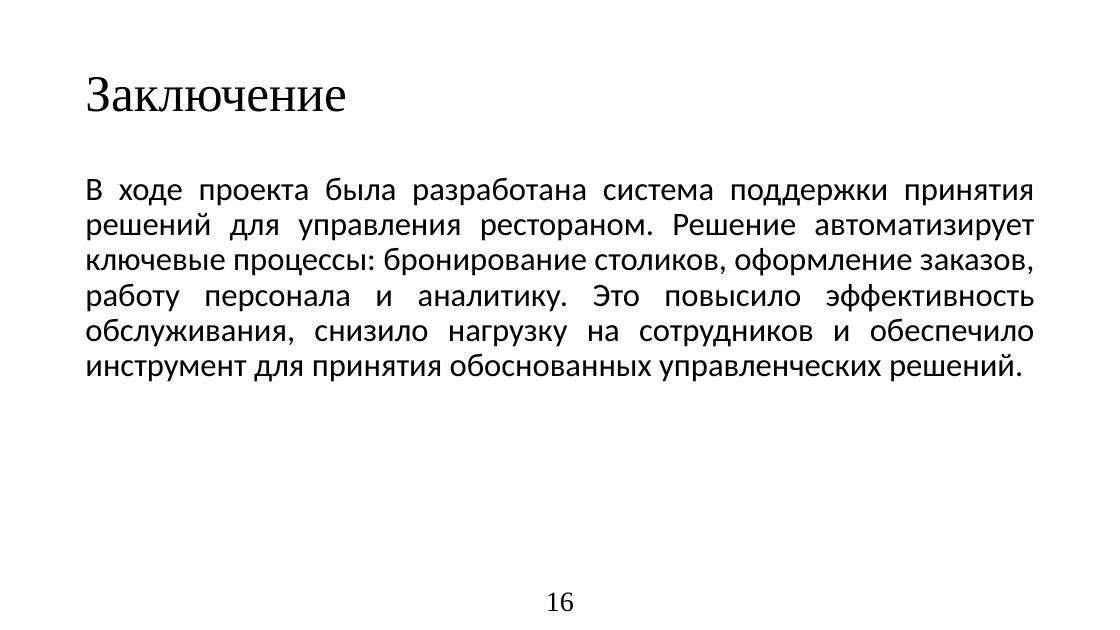
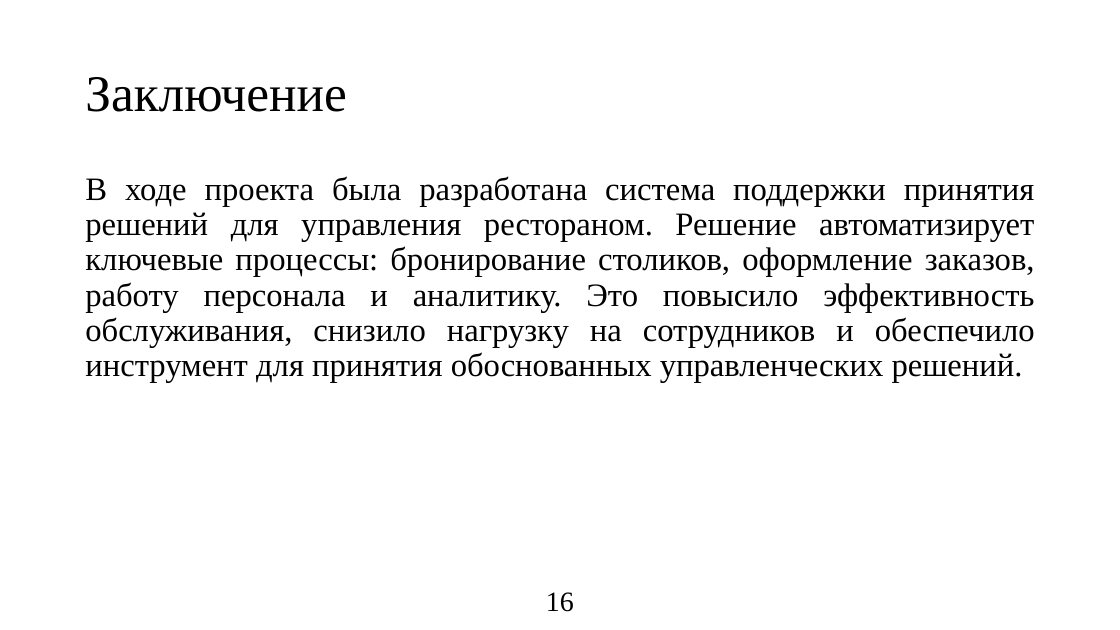
Before and after one commit to GodiSnowhack/restaurant_app, a slide deck: slide 16 of Предзащита Дуанбай и Куминов.pptx. Drawn at 1120x630 pixels with LibreOffice and Linux fonts; fonts in the diff are those of the drawing. Boxes give left, top, right and bottom in pixels: in the first picture for what was removed or moved away, otherwise in the second. Text is boxed around its words. In the diff, an @@ line names an element or a change of style, - is before the commit and + after.

```diff
--- a/Предзащита Дуанбай и Куминов.pptx
+++ b/Предзащита Дуанбай и Куминов.pptx
@@ text "В ходе проекта была разработана ..." at (85,176,1035,382): font Calibri to Times New Roman @@
```
Also in this commit, not shown: 5 other slides changed, 4 other files.
